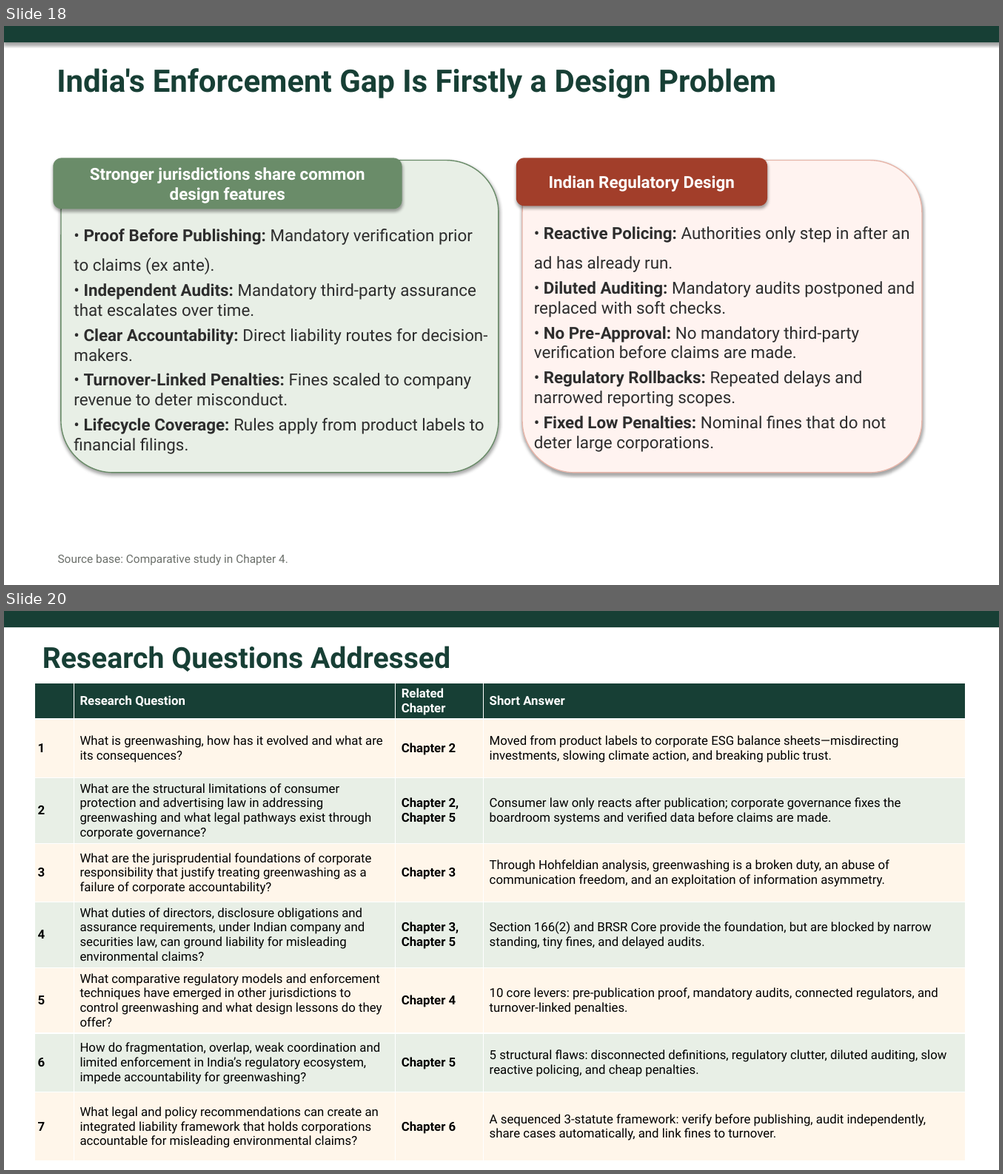
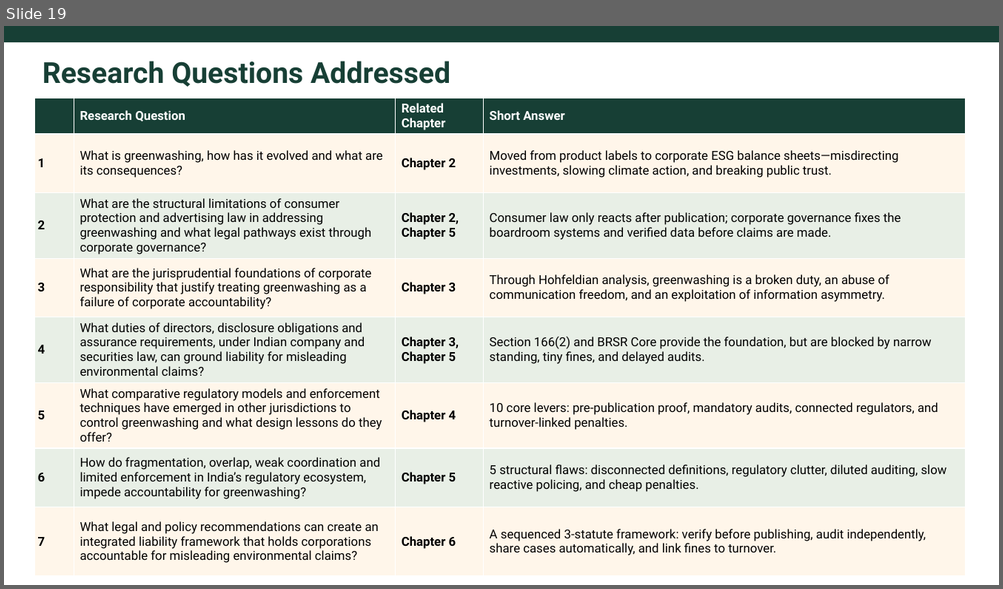
Before and after one commit to atul516/Final-VIva, a slide deck: Thesis Defence Presentation Final.pptx. Shown one above the other, each under a label of ours: slides 18 and 20 before the commit, slide 19 after it; the slides between them are not shown. The pictures are 1003x1174 and 1003x589 pixels, drawn with LibreOffice and Linux fonts; fonts in the diff are those of the drawing. Boxes give left, top, right and bottom in pixels: in the first picture for what was removed or moved away, otherwise in the second. Text is boxed around its words. In the diff, an @@ line names an element or a change of style, - is before the commit and + after.

```diff
--- a/Thesis Defence Presentation Final.pptx
+++ b/Thesis Defence Presentation Final.pptx
@@ slide 18 removed at (x1=4, y1=26, x2=999, y2=585), background #FFFFFF @@
@@ rectangle removed at (x1=4, y1=26, x2=999, y2=42) @@
@@ text removed at (x1=57, y1=68, x2=776, y2=99) @@
-India's Enforcement Gap Is Firstly a Design Problem
@@ rounded rectangle removed at (x1=54, y1=158, x2=402, y2=210) @@
-Stronger jurisdictions share common design features
@@ rounded rectangle removed at (x1=516, y1=158, x2=767, y2=206) @@
-Indian Regulatory Design
@@ rounded rectangle removed at (x1=61, y1=160, x2=498, y2=473) @@
@@ rounded rectangle removed at (x1=522, y1=160, x2=922, y2=473) @@
@@ text removed at (x1=74, y1=229, x2=488, y2=455) @@
-• Proof Before Publishing: Mandatory verification prior to claims (ex ante).
-• Independent Audits: Mandatory third-party assurance that escalates over time.
-• Clear Accountability: Direct liability routes for decision-makers.
-• Turnover-Linked Penalties: Fines scaled to company revenue to deter misconduct.
-• Lifecycle Coverage: Rules apply from product labels to financial filings.
@@ text removed at (x1=534, y1=227, x2=914, y2=452) @@
-• Reactive Policing: Authorities only step in after an ad has already run.
-• Diluted Auditing: Mandatory audits postponed and replaced with soft checks.
-• No Pre-Approval: No mandatory third-party verification before claims are made.
-• Regulatory Rollbacks: Repeated delays and narrowed reporting scopes.
-• Fixed Low Penalties: Nominal fines that do not deter large corporations.
@@ text removed at (x1=58, y1=554, x2=288, y2=565) @@
-Source base: Comparative study in Chapter 4.
@@ what was slide 20 is now slide 19 @@
```
Also in this commit, not shown: 6 slides changed, 1 slide added, 1 other slide removed.
